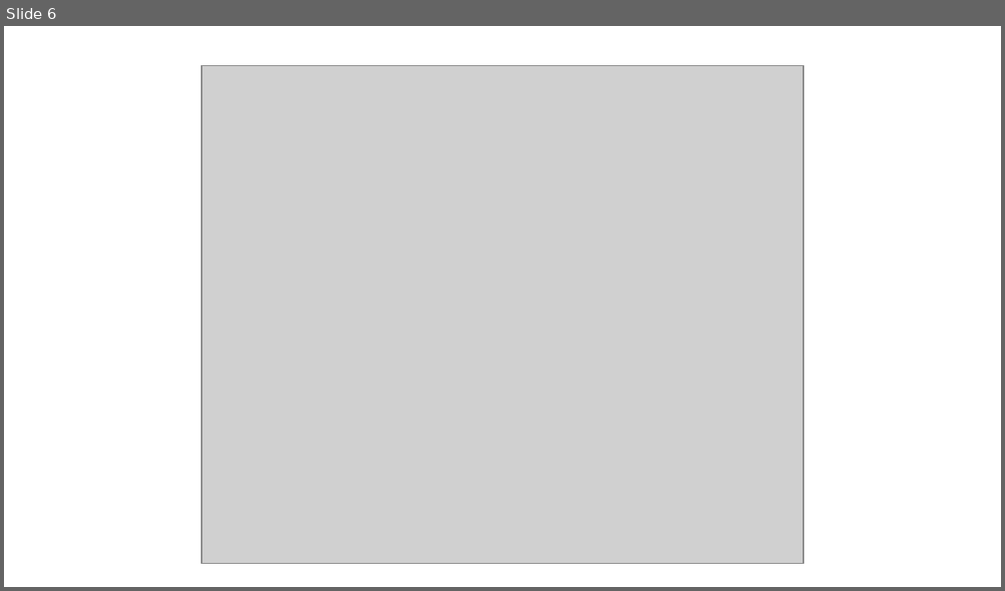
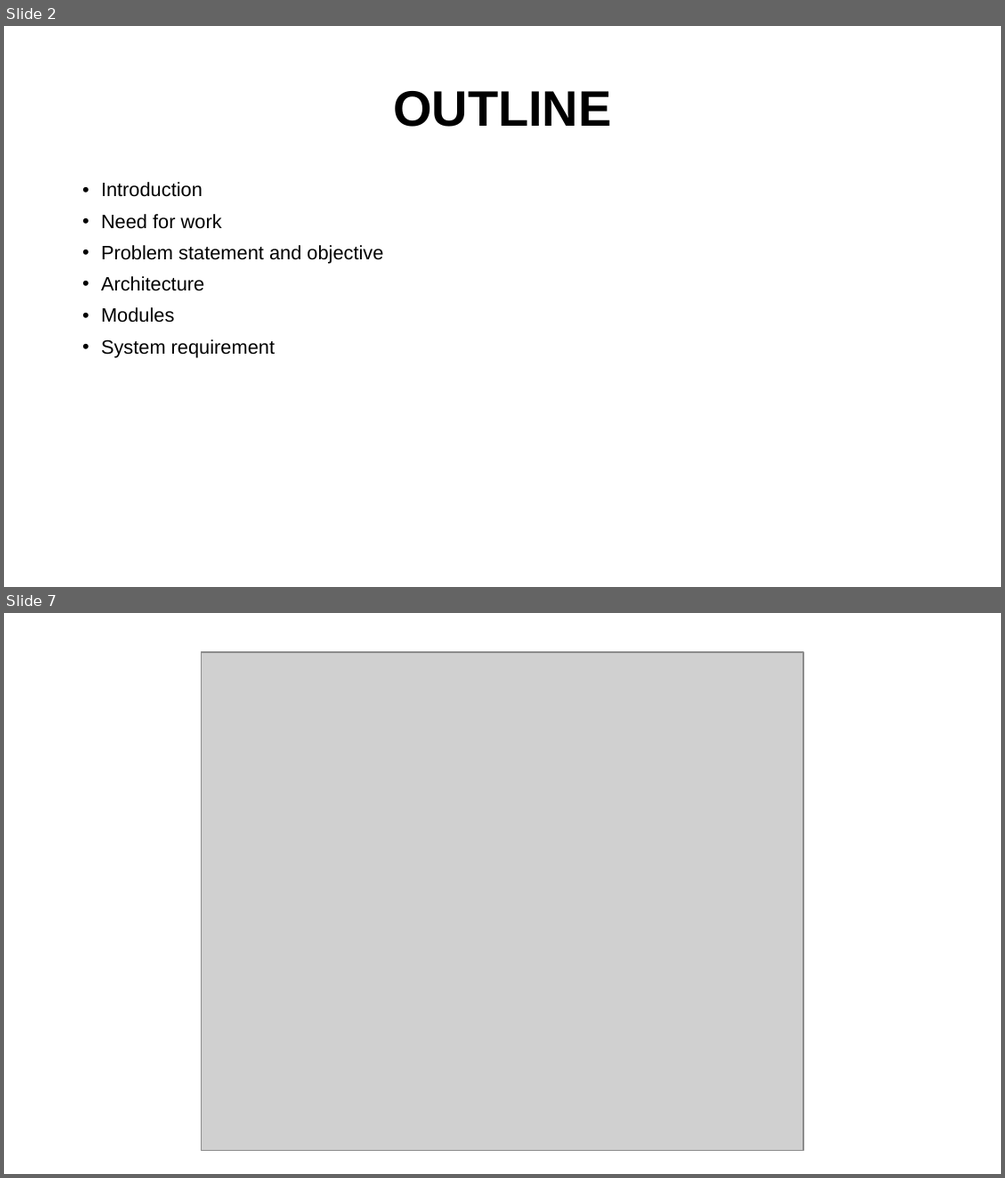
Before and after one commit to coeykee/Business-network-using-DLT, a slide deck: docs/bnpresentation.pptx. Shown one above the other, each under a label of ours: slide 6 before the commit, slides 2 and 7 after it; the slides between them are not shown. The pictures are 1005x591 and 1005x1178 pixels, drawn with LibreOffice and Linux fonts; fonts in the diff are those of the drawing; grey boxes stand for pictures. Boxes give left, top, right and bottom in pixels: in the first picture for what was removed or moved away, otherwise in the second. Text is boxed around its words. In the diff, an @@ line names an element or a change of style, - is before the commit and + after.

```diff
--- a/docs/bnpresentation.pptx
+++ b/docs/bnpresentation.pptx
@@ slide 2 added at (4, 26, 1001, 587), background #FFFFFF @@
@@ text added at (393, 91, 612, 127), 36 pt, text #000000, bold @@
+OUTLINE
@@ text added at (101, 182, 383, 357), 14 pt, text #000000 @@
+• Introduction
+• Need for work
+• Problem statement and objective
+• Architecture
+• Modules
+• System requirement
@@ what was slide 6 is now slide 7 @@
```
Also in this commit, not shown: 7 slides changed, 3 other slides added, 1 slide removed, 4 other files.
